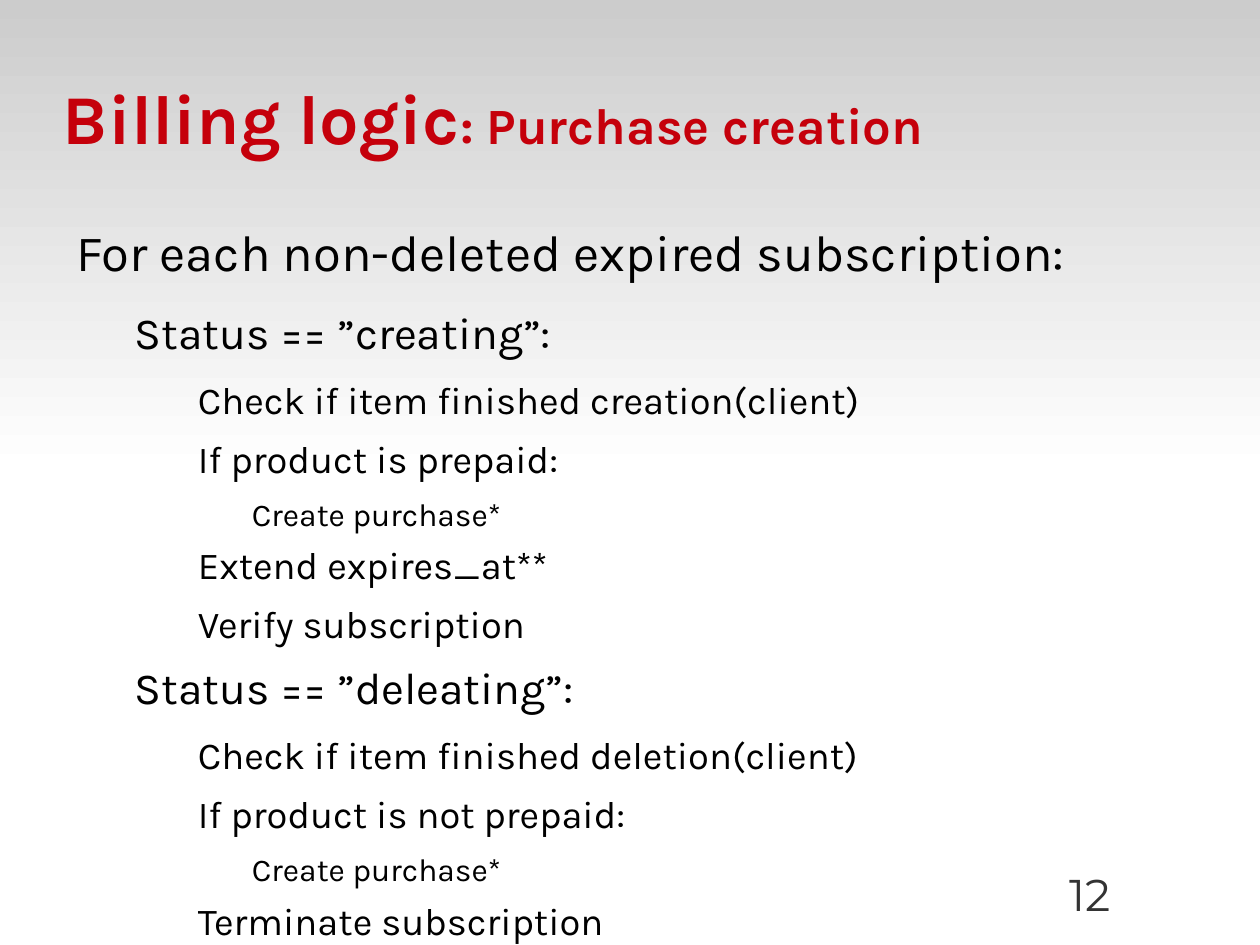
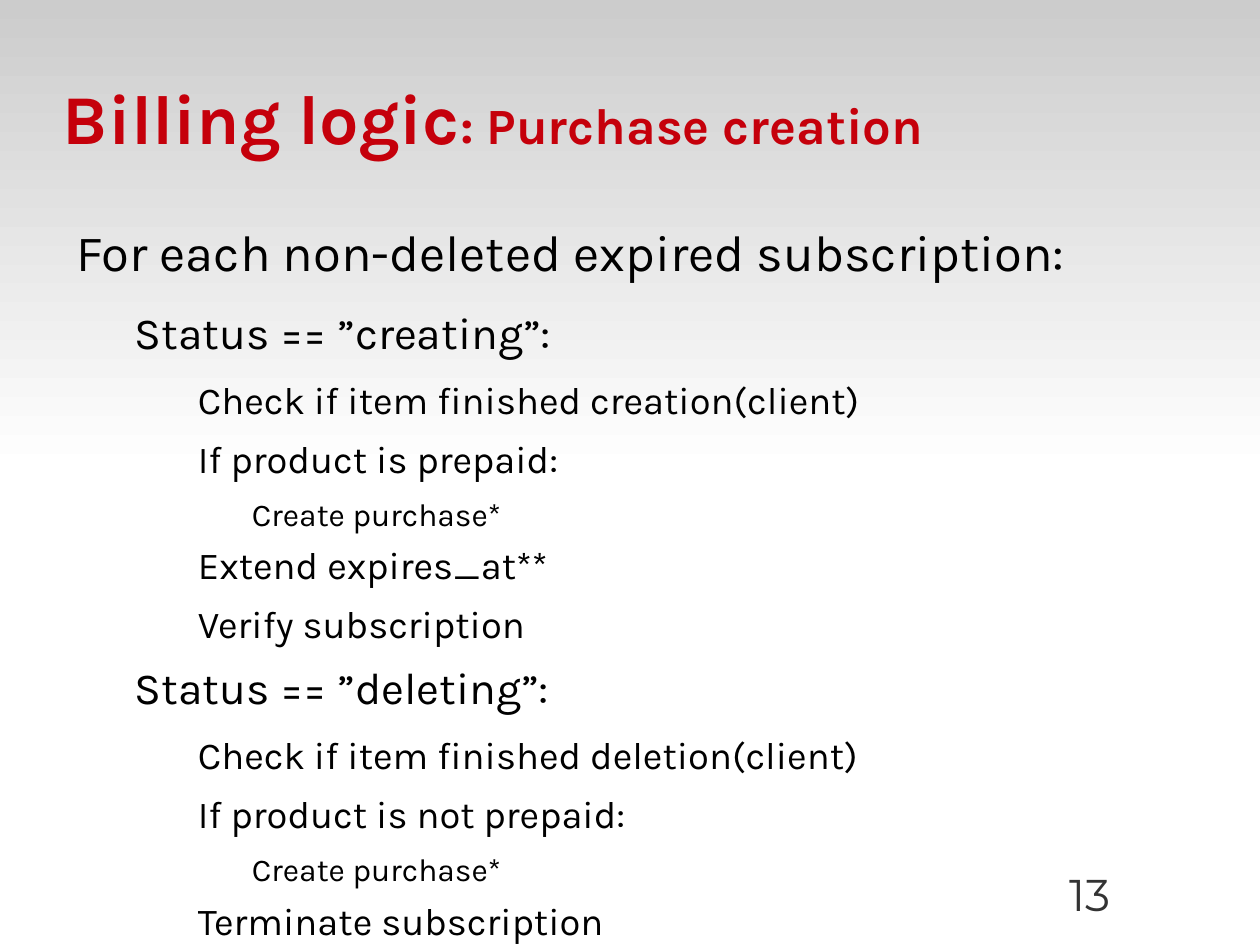
Before and after one commit to zyluo/talk-OSDS-2012, a slide deck: slide 13 of OSDS-2012-SF-dough-LZY.odp (slide 12 before the commit). Drawn at 1260x945 pixels with LibreOffice and Linux fonts; fonts in the diff are those of the drawing; background and template pictures are left out. Boxes give left, top, right and bottom in pixels: in the first picture for what was removed or moved away, otherwise in the second. Text is boxed around its words. In the diff, an @@ line names an element or a change of style, - is before the commit and + after.

Commit message:
Fix subscribtion typo

```diff
--- a/OSDS-2012-SF-dough-LZY.odp
+++ b/OSDS-2012-SF-dough-LZY.odp
@@ text at box(135, 673, 549, 715): text changed @@
-  Status == ”deleating”:
+  Status == ”deleting”:
@@ page number at box(1069, 880, 1110, 912): text changed @@
-12
+13
```
Also in this commit, not shown: 9 other slides changed, 1 slide added.
